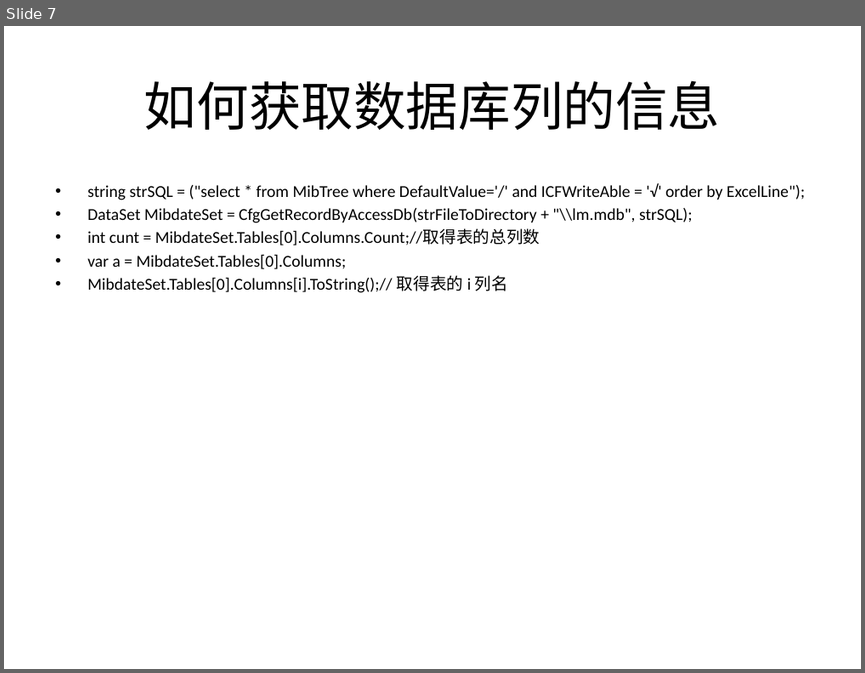
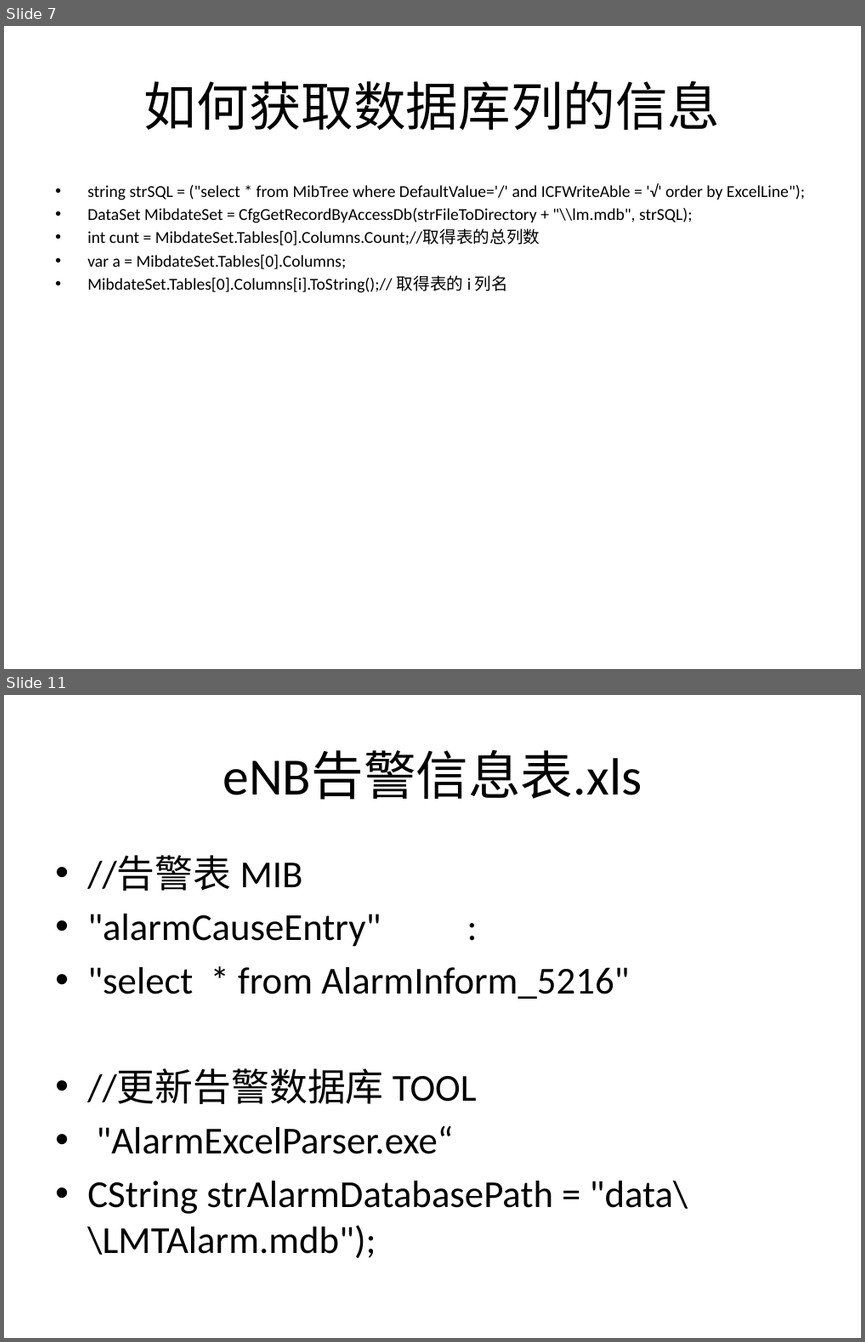
Before and after one commit to 180579045/LMT2018, a slide deck: Doc/参考文档/生成cfg相关文档/转化过程总结 ： cfg 转化过程.pptx. Shown one above the other, each under a label of ours: slide 7 before the commit, slides 7 and 11 after it; the slides between them are not shown. The pictures are 865x673 and 865x1342 pixels, drawn with LibreOffice and Linux fonts; fonts in the diff are those of the drawing. Boxes give left, top, right and bottom in pixels: in the first picture for what was removed or moved away, otherwise in the second. Text is boxed around its words. In the diff, an @@ line names an element or a change of style, - is before the commit and + after.

Commit message:
天线excel———BS 处 获取数据，但没处理结构

```diff
--- a/Doc/参考文档/生成cfg相关文档/转化过程总结 ： cfg 转化过程.pptx
+++ b/Doc/参考文档/生成cfg相关文档/转化过程总结 ： cfg 转化过程.pptx
@@ slide 11 added at [4,695,861,1338], background #FFFFFF @@
@@ title added at [223,751,642,800], 44 pt, text #000000 @@
+eNB告警信息表.xls
@@ text added at [87,856,688,1258], 32 pt, text #000000 @@
+• //告警表 MIB
+• "alarmCauseEntry" :
+• "select * from AlarmInform_5216"
+• //更新告警数据库 TOOL
+• "AlarmExcelParser.exe“
+• CString strAlarmDatabasePath = "data\\LMTAlarm.mdb");
```
Also in this commit, not shown: 5 other slides added, 2 other files.
